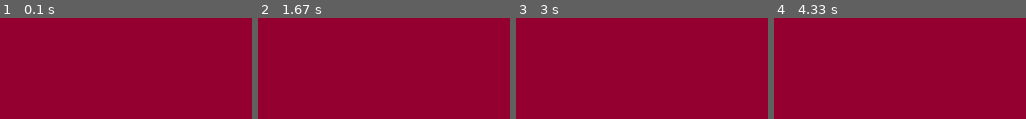
Above: before the commit, frames 1-4 (left to right).
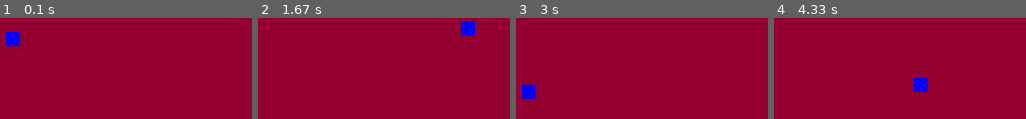
Above: after the commit, the same moments.

Repository: naff1x/shitty-blackjack
Game: pygame game, started from crashsite.py
Two runs of this game, one before a commit and one after it. Both use one fixed random seed, a clock stepped at 60 frames per second and the inputs below.
Inputs:
- Up to frame 1 (0.1 s): no input
- Up to frame 2 (1.67 s): hold Right 0.33-0.8 s; hold Up 0.83-1.13 s; hold Right 1.17-1.63 s
- Up to frame 3 (3 s): hold Left 1.67-2.2 s; hold Down 2.23-2.53 s; hold Left 2.57-2.97 s
- Up to frame 4 (4.33 s): hold Up 3-3.37 s; hold Right 3.4-4.03 s; hold Down from 4.07 s (still down)

The runs differ from the first frame. In frame 1, 0.8% of the frame differs, in the area x 2-9%, y 13-28%; in frame 2, 0.8%; in frame 3, 0.9%; in frame 4, 0.9%, in the area x 55-62%, y 58-74%.

Commit message:
Added event-handling and moving rectangle.

Diff:
--- a/crashsite.py
+++ b/crashsite.py
@@ -13,6 +13,12 @@
 
 import pygame
 print("* Using PyGame version", pygame.__version__.__str__(), "*")
+
+x = 20
+y = 20
+width = 20
+height = 20
+vel = 5
 
 
 def setup():
@@ -33,12 +39,26 @@
 
 
 def eventLoop(screen, background):
+    global width, height, x, y, vel
     while 1:
         for event in pygame.event.get():
             if event.type == pygame.QUIT:
                 return
-    screen.blit(background, (0, 0))
-    pygame.display.flip()
+
+        keys = pygame.key.get_pressed()
+
+        if keys[pygame.K_LEFT] and x > vel:
+            x -= vel
+        if keys[pygame.K_RIGHT] and x < 1280-width-vel:
+            x += vel
+        if keys[pygame.K_UP] and y > vel:
+            y -= vel
+        if keys[pygame.K_DOWN] and y < 800-height-vel:
+            y += vel
+
+        screen.fill((150, 0, 50))
+        pygame.draw.rect(screen, (0, 0, 255), (x, y, width, height))
+        pygame.display.update()
 
 
 def main():
